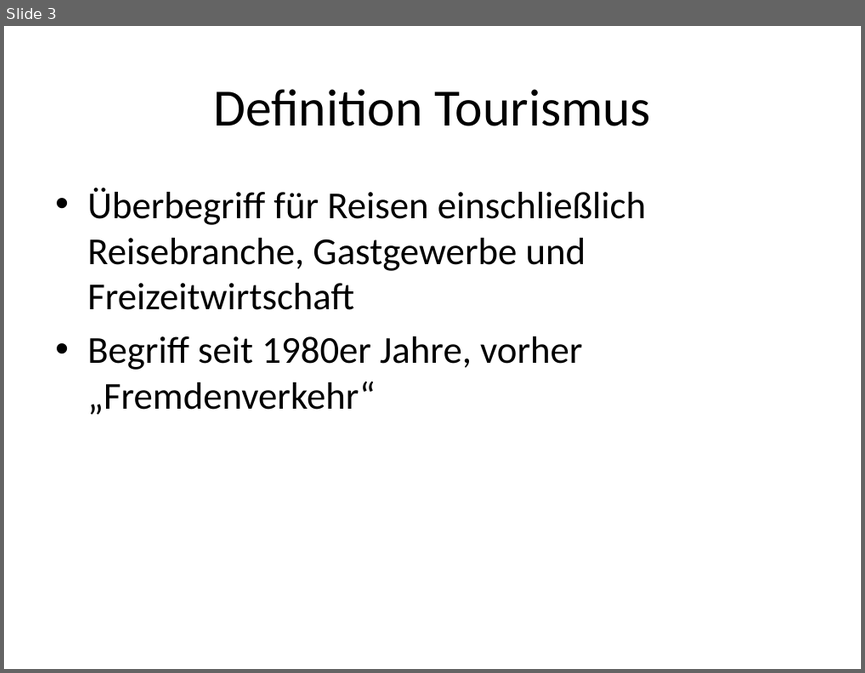
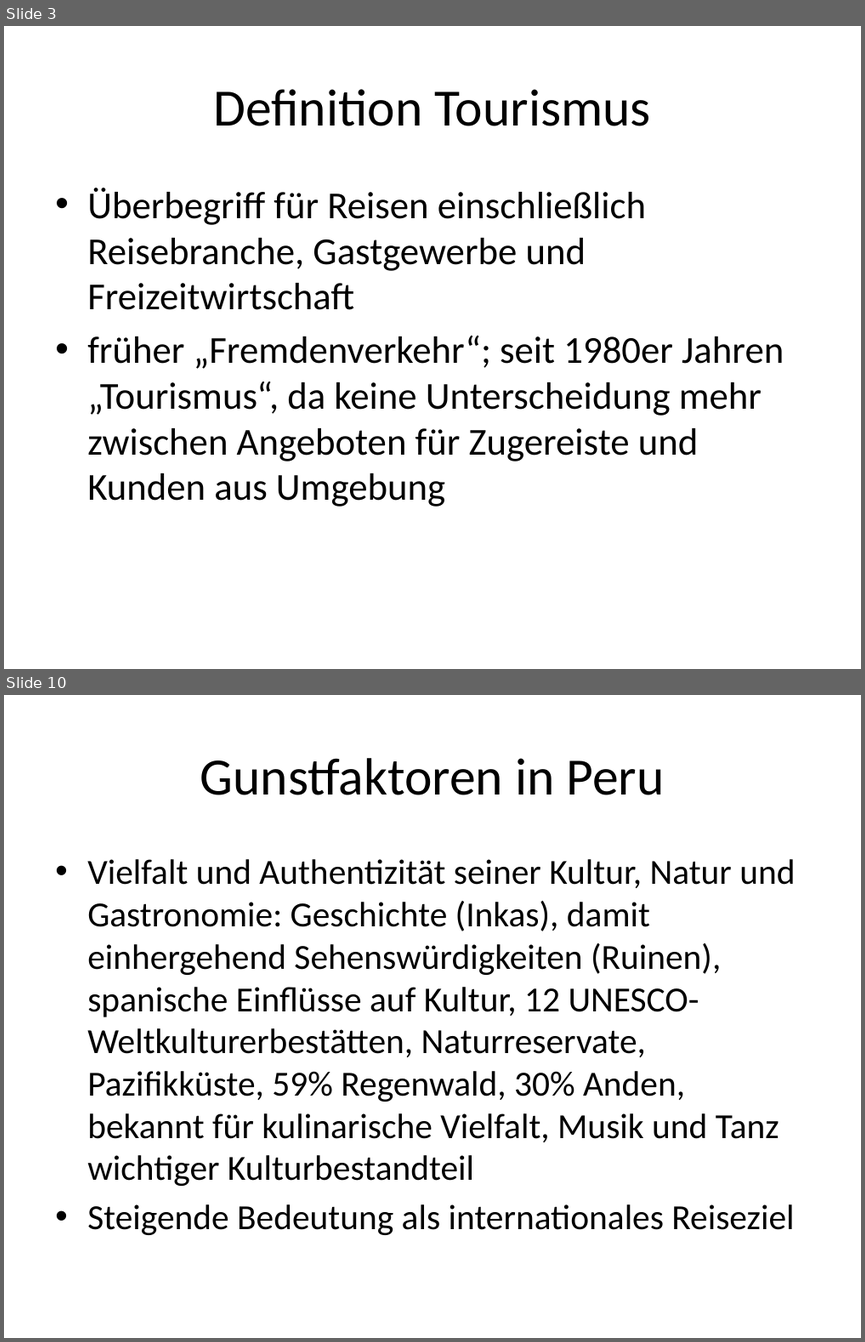
Before and after one commit to Hurafhev/flux-analytics, a slide deck: Tourismus in Peru.pptx. Shown one above the other, each under a label of ours: slide 3 before the commit, slides 3 and 10 after it; the slides between them are not shown. The pictures are 865x673 and 865x1342 pixels, drawn with LibreOffice and Linux fonts; fonts in the diff are those of the drawing. Boxes give left, top, right and bottom in pixels: in the first picture for what was removed or moved away, otherwise in the second. Text is boxed around its words. In the diff, an @@ line names an element or a change of style, - is before the commit and + after.

```diff
--- a/Tourismus in Peru.pptx
+++ b/Tourismus in Peru.pptx
@@ slide 10 added at (4,695,861,1338), background #FFFFFF @@
@@ title added at (200,758,664,795), 44 pt, text #000000 @@
+Gunstfaktoren in Peru
@@ text added at (87,859,794,1235), 29.6 pt, text #000000 @@
+• Vielfalt und Authentizität seiner Kultur, Natur und Gastronomie: Geschichte (Inkas), damit einhergehend Sehenswürdigkeiten (Ruinen), spanische Einflüsse auf Kultur, 12 UNESCO-Weltkulturerbestätten, Naturreservate, Pazifikküste, 59% Regenwald, 30% Anden, bekannt für kulinarische Vielfalt, Musik und Tanz wichtiger Kulturbestandteil
+• Steigende Bedeutung als internationales Reiseziel
@@ slide 3 changed as well @@
@@ text at (87,335,783,506): text changed @@
-• Begriff seit 1980er Jahre, vorher „Fremdenverkehr“
+• früher „Fremdenverkehr“; seit 1980er Jahren „Tourismus“, da keine Unterscheidung mehr zwischen Angeboten für Zugereiste und Kunden aus Umgebung
```
Also in this commit, not shown: 2 other slides changed, 10 other slides added, 1 slide removed.
